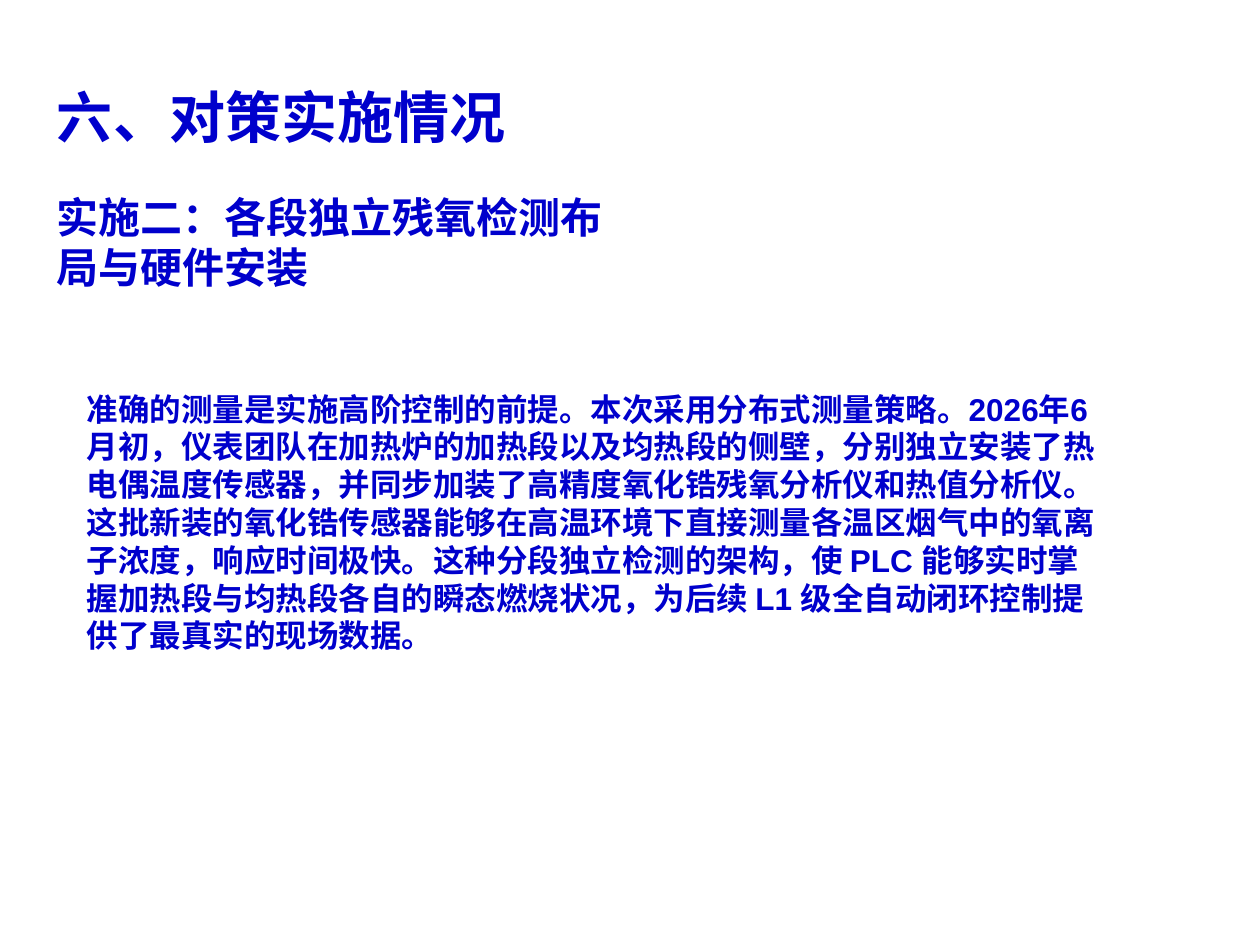
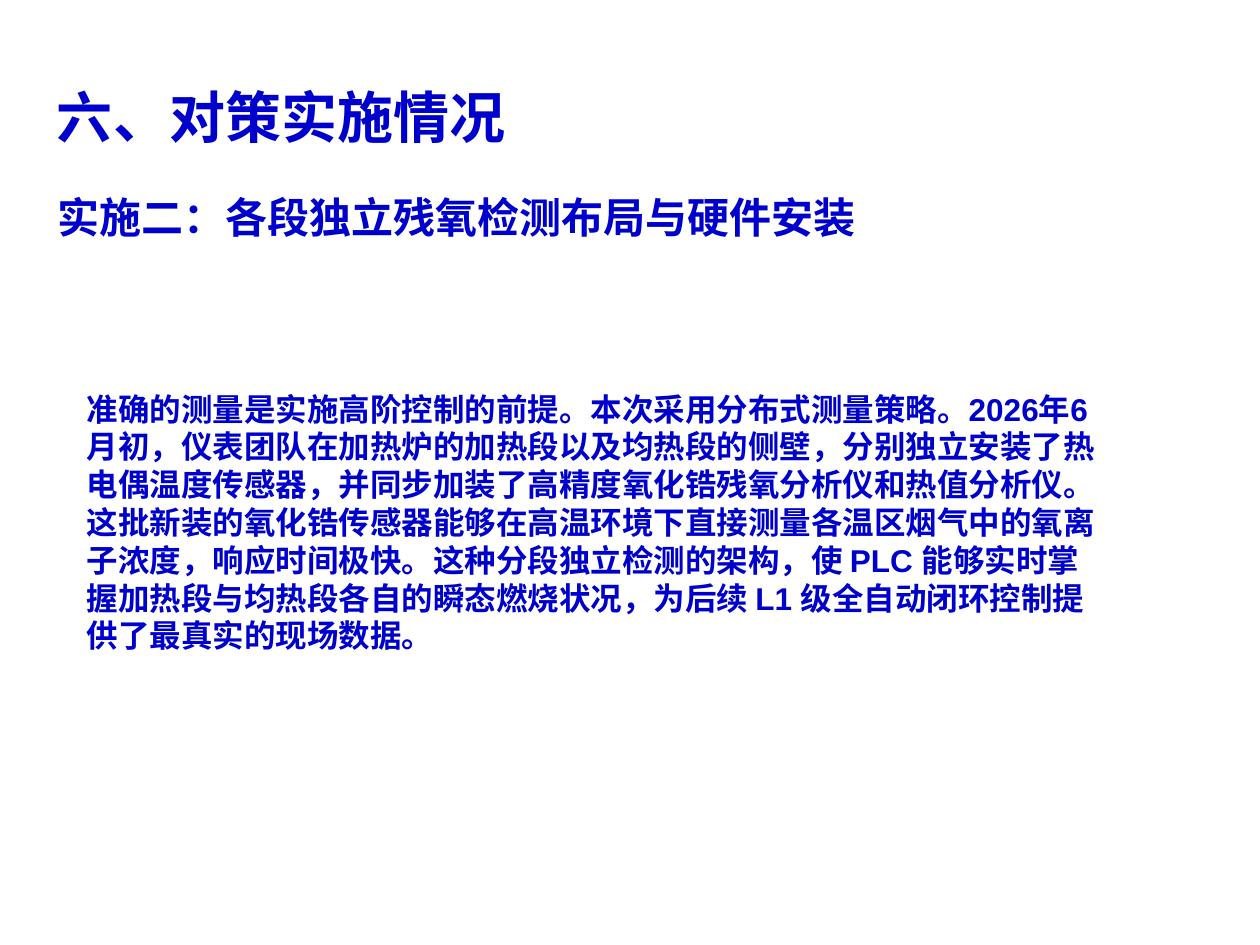
Before and after one commit to wfq1971/work_file, a slide deck: slide 18 of 2021年三棒作业区QC课题.ppt (slide 19 before the commit). Drawn at 1260x945 pixels with LibreOffice and Linux fonts; fonts in the diff are those of the drawing; background and template pictures are left out. Boxes give left, top, right and bottom in pixels: in the first picture for what was removed or moved away, otherwise in the second. Text is boxed around its words. In the diff, an @@ line names an element or a change of style, - is before the commit and + after.

```diff
--- a/2021年三棒作业区QC课题.ppt
+++ b/2021年三棒作业区QC课题.ppt
@@ text "实施二：各段独立残氧检测布局与硬件安装" rewrapped from (57,197,603,287) to (57,197,855,237) @@
```
Also in this commit, not shown: 4 other slides changed, 2 slides added, 2 slides removed, 2 other files.
